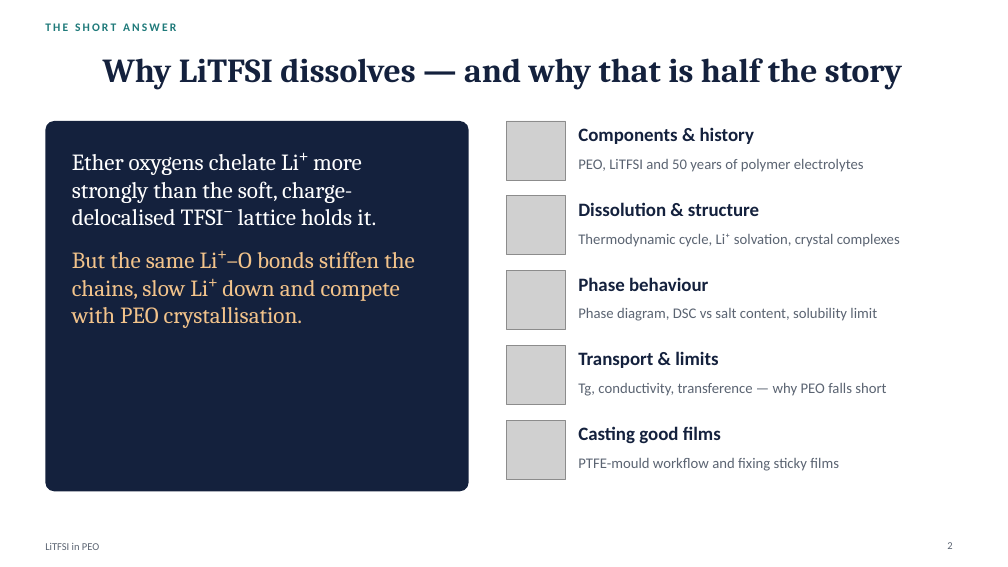
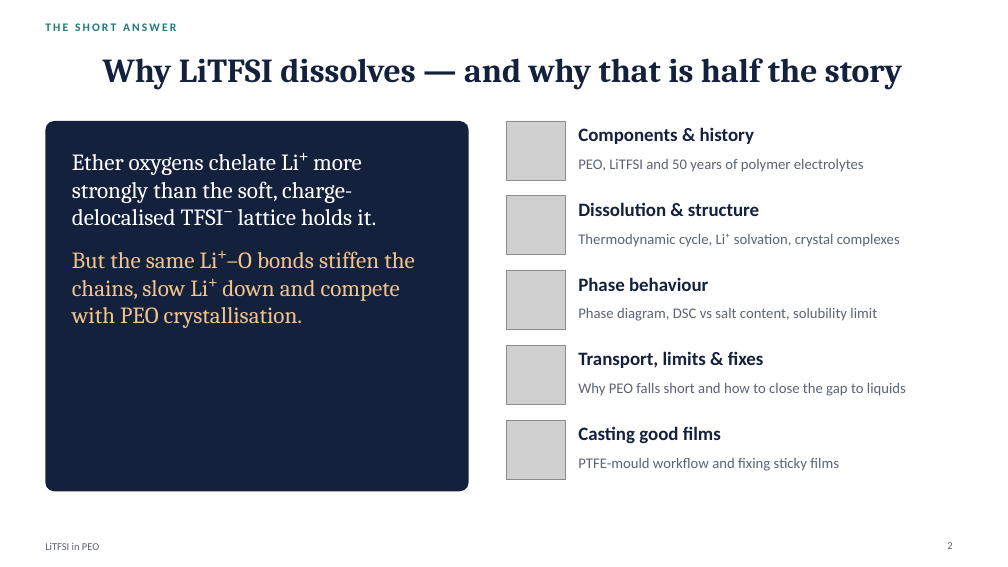
Before and after one commit to zhaoyuw44-lang/Trash, a slide deck: slide 2 of litfsi_peo_ppt/LiTFSI_in_PEO.pptx. Drawn at 1008x567 pixels with LibreOffice and Linux fonts; fonts in the diff are those of the drawing; grey boxes stand for pictures. Boxes give left, top, right and bottom in pixels: in the first picture for what was removed or moved away, otherwise in the second. Text is boxed around its words. In the diff, an @@ line names an element or a change of style, - is before the commit and + after.

```diff
--- a/litfsi_peo_ppt/LiTFSI_in_PEO.pptx
+++ b/litfsi_peo_ppt/LiTFSI_in_PEO.pptx
@@ text at bbox=[578, 351, 764, 368]: text changed @@
-Transport & limits
+Transport, limits & fixes
@@ text at bbox=[578, 383, 906, 396]: text changed @@
-Tg, conductivity, transference — why PEO falls short
+Why PEO falls short and how to close the gap to liquids
```
Also in this commit, not shown: 10 other slides changed, 6 slides added, 8 other files.
